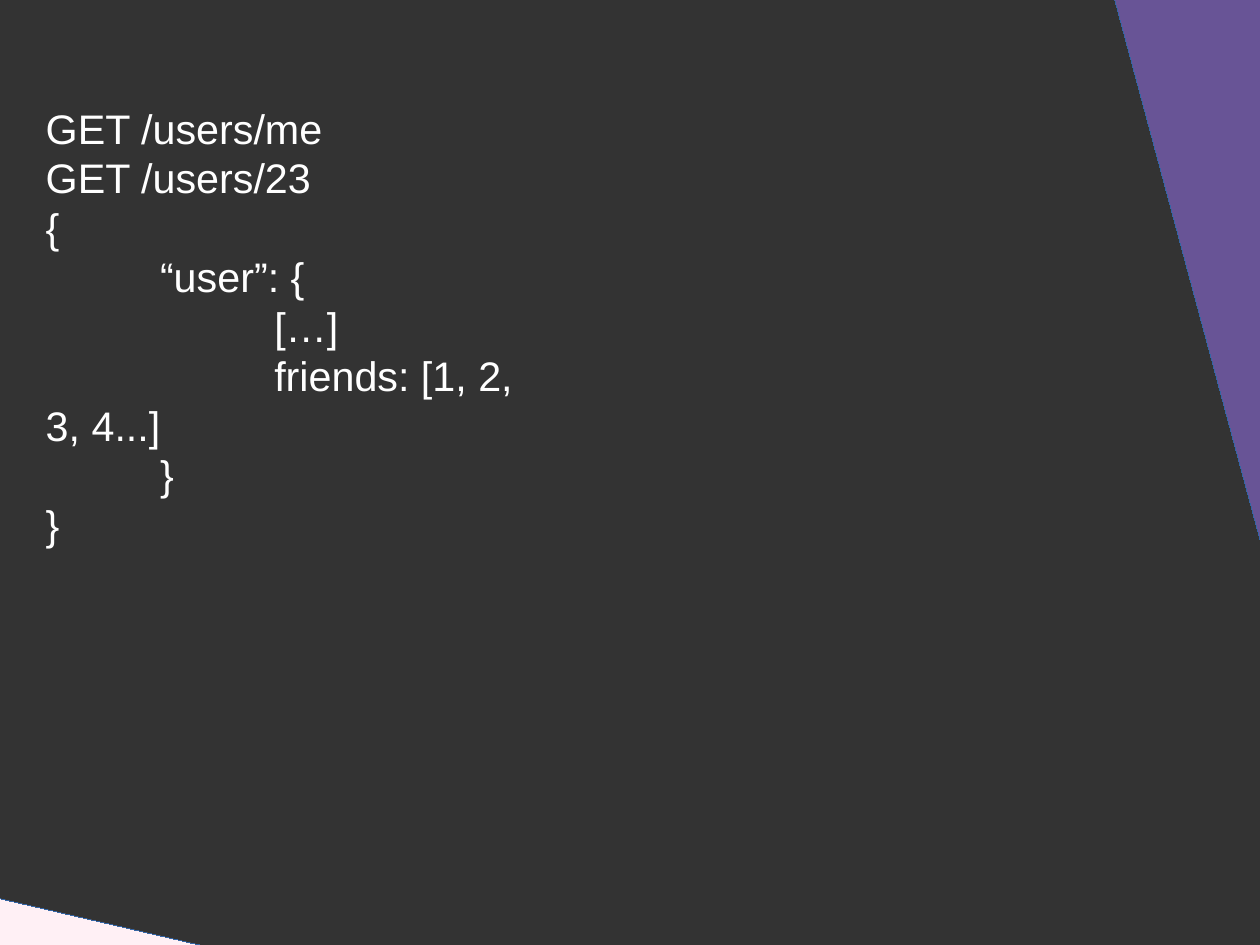
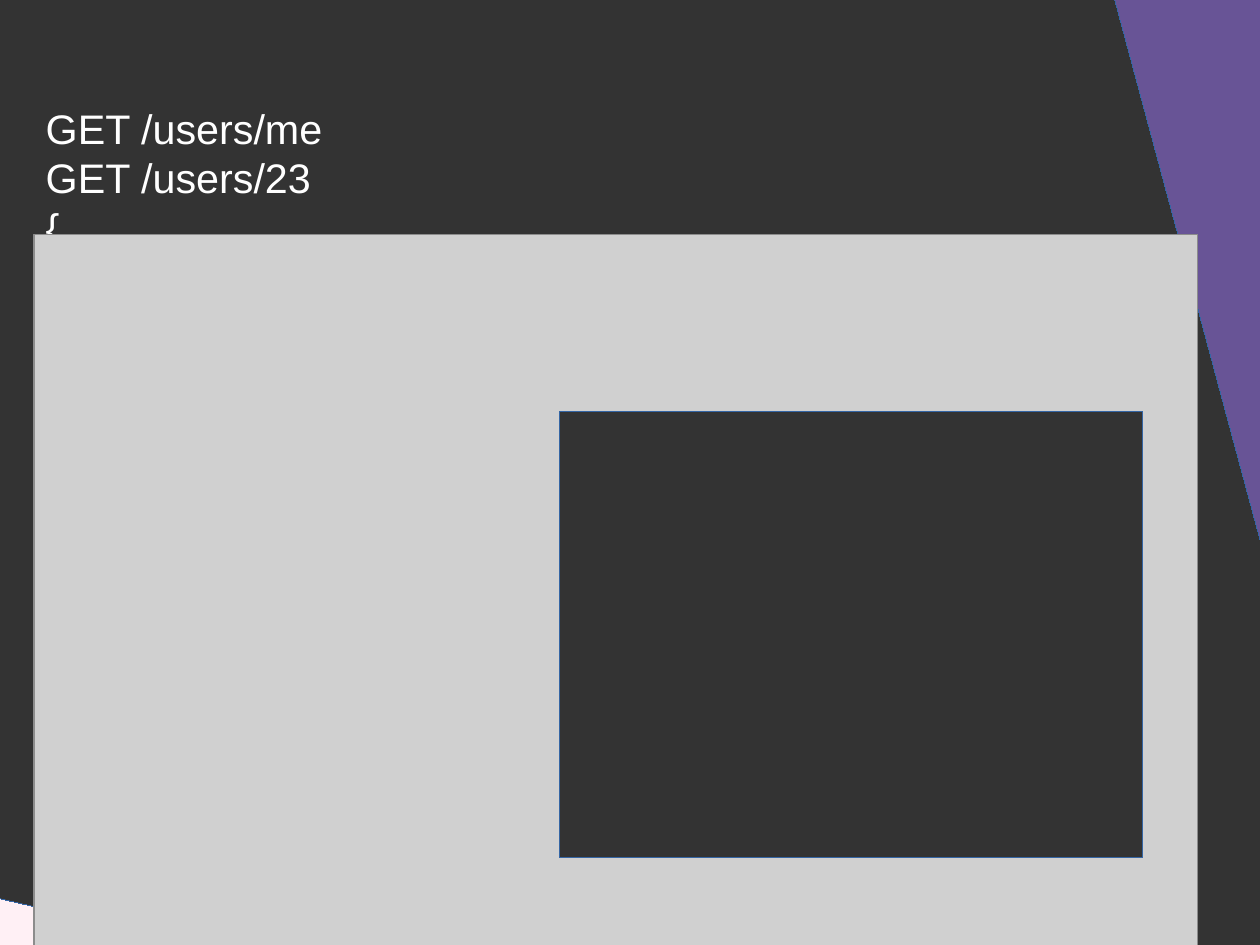
Before and after one commit to DanYellow/presentations, a slide deck: slide 16 of graphql/presentation.odp (slide 15 before the commit). Drawn at 1260x945 pixels with LibreOffice and Linux fonts; fonts in the diff are those of the drawing; grey boxes stand for pictures. Boxes give left, top, right and bottom in pixels: in the first picture for what was removed or moved away, otherwise in the second. Text is boxed around its words. In the diff, an @@ line names an element or a change of style, - is before the commit and + after.

```diff
--- a/graphql/presentation.odp
+++ b/graphql/presentation.odp
@@ picture added at <box>34,234,1198,945</box> @@
@@ rectangle added at <box>560,412,1143,858</box>, fill #333333, outline #3465A4 0 pt @@
```
Also in this commit, not shown: 8 other slides changed, 4 slides added, 1 slide removed, 5 other files.
